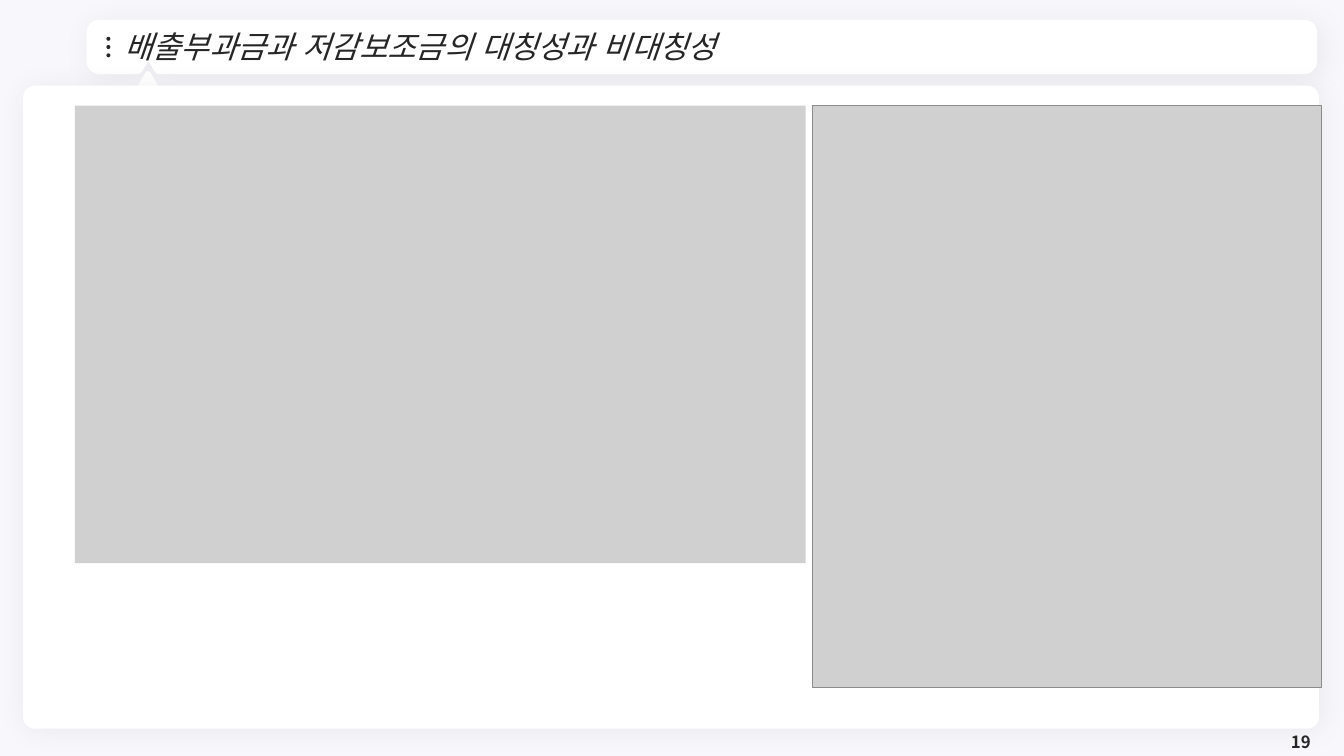
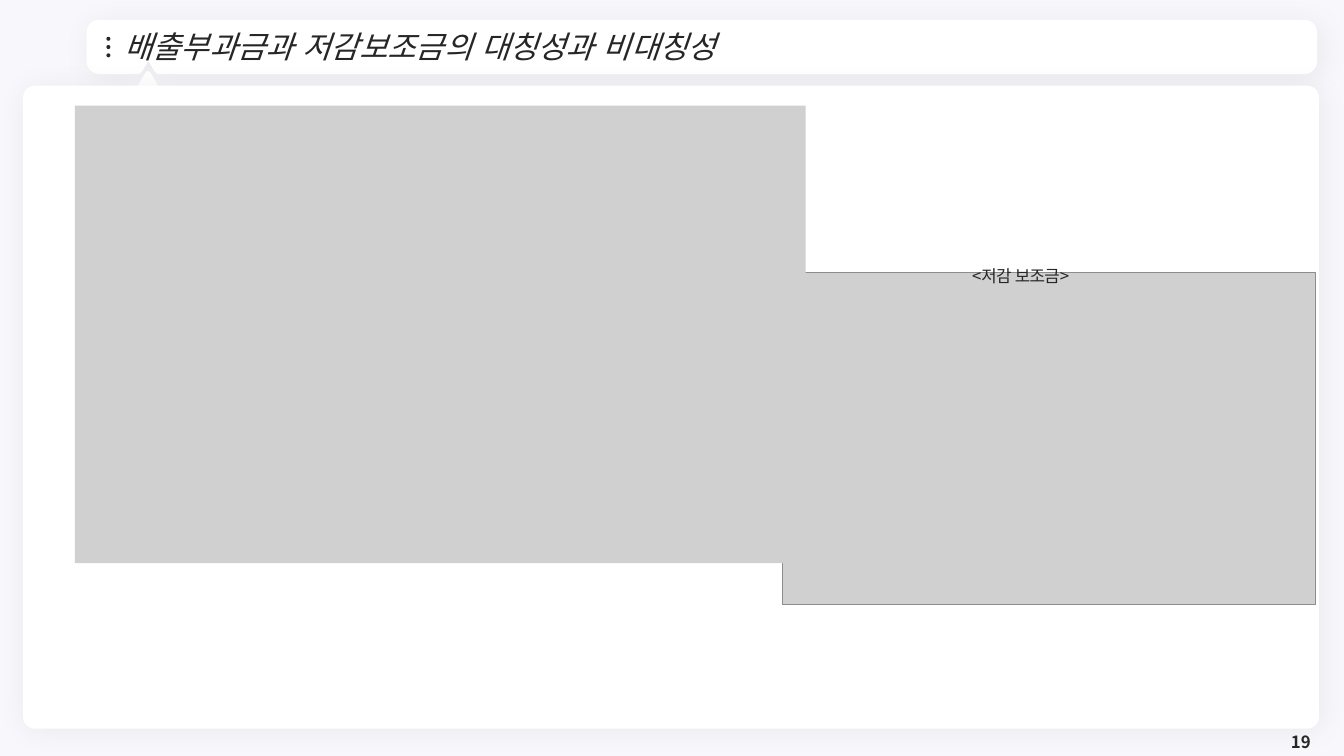
Before and after one commit to meandthey/Teaching, a slide deck: slide 19 of 환경경제학/2026-1/환경경제학_Chapter_07 (Section2부터).pptx. Drawn at 1344x756 pixels with LibreOffice and Linux fonts; fonts in the diff are those of the drawing; grey boxes stand for pictures; background and template pictures are left out. Boxes give left, top, right and bottom in pixels: in the first picture for what was removed or moved away, otherwise in the second. Text is boxed around its words. In the diff, an @@ line names an element or a change of style, - is before the commit and + after.

```diff
--- a/환경경제학/2026-1/환경경제학_Chapter_07 (Section2부터).pptx
+++ b/환경경제학/2026-1/환경경제학_Chapter_07 (Section2부터).pptx
@@ text added at box(972, 265, 1069, 284), 12 pt, text #262626 @@
+<저감 보조금>
@@ picture: place and size @@
-picture at box(813, 106, 1321, 688)
+picture at box(782, 272, 1316, 605)
```
Also in this commit, not shown: 9 other slides changed, 3 other files.
